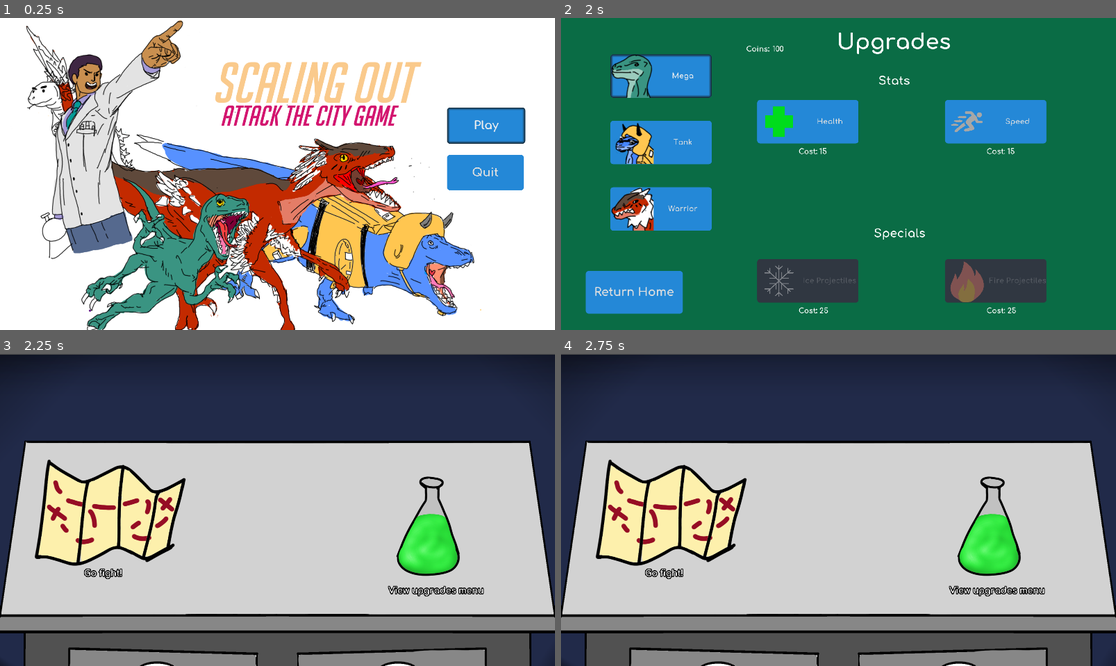
Above: before the commit, frames 1-4 (two rows, left to right).
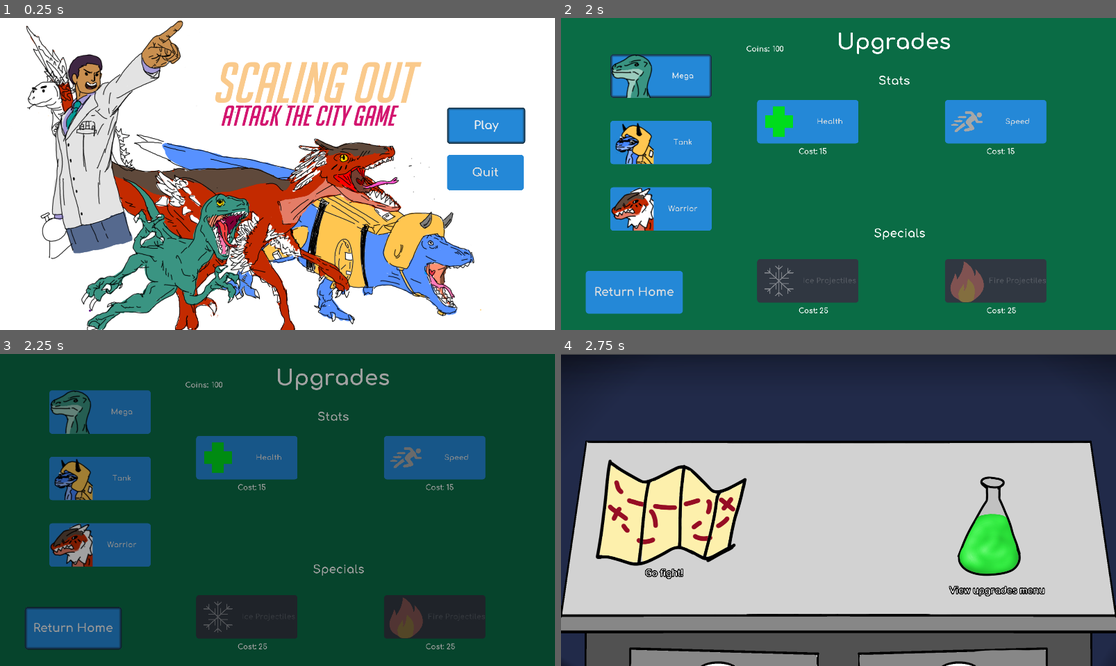
Above: after the commit, the same moments.

Repository: ojas-sanghi/scaling-out
Game: Godot game, scene res://GUI/MainMenuScreen.tscn
Two runs of this game, one before a commit and one after it. Both use one fixed random seed, a clock stepped at 60 frames per second and the inputs below. Sound files missing from this copy of the repository are replaced by a short silence.
Inputs:
- Up to frame 1 (0.25 s): no input
- Up to frame 2 (2 s): click "Play" at 0.5 s; click "View upgrades menu" at 1.25 s
- Up to frame 3 (2.25 s): click "Return Home" at 2 s
- Up to frame 4 (2.75 s): no input

Frames 1-2 are identical in both runs. In frame 3, 100% of the frame differs, in the area x 0-100%, y 0-100%; in frame 4, nothing differs.

Commit message:
fix lose/win screens for combat

Diff:
--- a/GUI/Button.gd
+++ b/GUI/Button.gd
@@ -1,6 +1,6 @@
 extends Button
 
-export(String, "EXCEPTION", "quit", "play", "retry level", "return home screen", "return upgrades") var button_mode = "EXCEPTION"
+export(String, "EXCEPTION", "quit", "play", "retry combat", "return home screen", "return upgrades") var button_mode = "EXCEPTION"
 
 func _ready() -> void:
 	if button_mode == "EXCEPTION":
@@ -29,7 +29,7 @@
 		"play":
 			text = "Play"
 			self.grab_focus()
-		"retry level":
+		"retry combat":
 			text = "Retry"
 			self.grab_focus()
 		"return home screen":
@@ -45,13 +45,9 @@
 			get_tree().quit()
 		"play":
 			SceneChanger.go_to_scene("res://GUI/Screens/HomeScreen.tscn")
-		"retry level":
-			var timers = get_tree().get_nodes_in_group("level_timer")
-			if timers:
-				timers[0].reset_time()
-			Globals.monsters_remaining = Globals.max_monsters
-			get_tree().reload_current_scene()
+		"retry combat":
+			SceneChanger.go_to_scene("res://Combat/CombatScreen.tscn")
 		"return home screen":
-			get_tree().change_scene("res://GUI/Screens/HomeScreen.tscn")
+			SceneChanger.go_to_scene("res://GUI/Screens/HomeScreen.tscn")
 		"return upgrades":
 			SceneChanger.go_to_scene("res://GUI/Screens/UpgradeScreen.tscn")
--- a/GUI/CombatLoseDialogue.tscn
+++ b/GUI/CombatLoseDialogue.tscn
@@ -13,17 +13,15 @@
 }
 
 [node name="ColorRect" type="ColorRect" parent="."]
-margin_left = 559.0
-margin_top = 250.0
-margin_right = 1354.0
-margin_bottom = 766.0
+anchor_right = 1.0
+anchor_bottom = 1.0
 color = Color( 0, 0, 0, 0.482353 )
 
 [node name="Label" type="Label" parent="."]
 margin_left = 709.865
-margin_top = 338.641
+margin_top = 362.131
 margin_right = 1196.86
-margin_bottom = 451.641
+margin_bottom = 475.131
 custom_fonts/font = ExtResource( 2 )
 text = "You Lost!"
 __meta__ = {
@@ -32,9 +30,9 @@
 
 [node name="Label2" type="Label" parent="."]
 margin_left = 718.74
-margin_top = 520.853
+margin_top = 544.344
 margin_right = 1197.74
-margin_bottom = 566.853
+margin_bottom = 590.344
 custom_fonts/font = ExtResource( 1 )
 text = "We'll get 'em next time.."
 __meta__ = {
@@ -42,9 +40,8 @@
 }
 
 [node name="Button" parent="." instance=ExtResource( 3 )]
-visible = false
 margin_left = -103.82
-margin_top = 54.7933
+margin_top = 78.2838
 margin_right = 127.18
-margin_bottom = 149.793
-button_mode = "return home screen"
+margin_bottom = 173.283
+button_mode = "retry combat"
--- a/GUI/CombatWinDialogue.tscn
+++ b/GUI/CombatWinDialogue.tscn
@@ -13,17 +13,15 @@
 }
 
 [node name="ColorRect" type="ColorRect" parent="."]
-margin_left = 559.0
-margin_top = 250.0
-margin_right = 1354.0
-margin_bottom = 766.0
+anchor_right = 1.0
+anchor_bottom = 1.0
 color = Color( 0, 0, 0, 0.482353 )
 
 [node name="Label" type="Label" parent="."]
 margin_left = 742.672
-margin_top = 284.481
+margin_top = 346.144
 margin_right = 1195.67
-margin_bottom = 397.481
+margin_bottom = 459.144
 custom_fonts/font = ExtResource( 2 )
 text = "You Win!"
 __meta__ = {
@@ -32,9 +30,9 @@
 
 [node name="Label2" type="Label" parent="."]
 margin_left = 577.624
-margin_top = 463.226
+margin_top = 524.889
 margin_right = 1334.62
-margin_bottom = 576.226
+margin_bottom = 637.889
 custom_fonts/font = ExtResource( 1 )
 text = "Another city successfully destroyed!"
 __meta__ = {
@@ -43,7 +41,7 @@
 
 [node name="Button" parent="." instance=ExtResource( 3 )]
 margin_left = -152.0
-margin_top = 51.0
+margin_top = 112.663
 margin_right = 171.0
-margin_bottom = 149.0
+margin_bottom = 210.663
 button_mode = "return home screen"
--- a/GUI/StealthWinDialogue.tscn
+++ b/GUI/StealthWinDialogue.tscn
@@ -8,7 +8,6 @@
 pause_mode = 2
 anchor_right = 1.0
 anchor_bottom = 1.0
-rect_scale = Vector2( 0.8, 0.8 )
 __meta__ = {
 "_edit_use_anchors_": false
 }
@@ -16,8 +15,7 @@
 [node name="ColorRect" type="ColorRect" parent="."]
 anchor_right = 1.0
 anchor_bottom = 1.0
-margin_right = 683.0
-margin_bottom = 388.0
+margin_right = 0.00012207
 color = Color( 0.0196078, 0.0156863, 0.0156863, 1 )
 __meta__ = {
 "_edit_use_anchors_": false,
@@ -25,10 +23,10 @@
 }
 
 [node name="Label" type="Label" parent="."]
-margin_left = 891.277
-margin_top = 504.594
-margin_right = 1544.28
-margin_bottom = 589.594
+margin_left = 672.091
+margin_top = 384.727
+margin_right = 1325.09
+margin_bottom = 469.727
 custom_fonts/font = ExtResource( 2 )
 text = "You got the info!"
 __meta__ = {
@@ -37,10 +35,10 @@
 }
 
 [node name="Label2" type="Label" parent="."]
-margin_left = 1001.31
-margin_top = 624.476
-margin_right = 1465.3
-margin_bottom = 670.476
+margin_left = 782.124
+margin_top = 504.609
+margin_right = 1246.11
+margin_bottom = 550.609
 custom_fonts/font = ExtResource( 1 )
 text = "U n s t o p p a b l e !"
 __meta__ = {
@@ -49,8 +47,8 @@
 }
 
 [node name="Button2" parent="." instance=ExtResource( 3 )]
-margin_left = 81.0
-margin_top = 200.0
-margin_right = 312.0
-margin_bottom = 324.0
+margin_left = -76.0032
+margin_top = 80.1326
+margin_right = 154.997
+margin_bottom = 204.133
 button_mode = "return upgrades"
--- a/actors/ArmyDude.gd
+++ b/actors/ArmyDude.gd
@@ -40,8 +40,7 @@
 	$AudioStreamPlayer.play()
 
 func game_over():
-	get_tree().paused = true
-	get_node("/root/CombatScreen/LoseDialogue").show()
+	SceneChanger.go_to_scene("res://GUI/CombatLoseDialogue.tscn")
 
 func _on_IceTimer_timeout() -> void:
 	$Timer.wait_time = 2
--- a/actors/GeneralMonster.gd
+++ b/actors/GeneralMonster.gd
@@ -79,8 +79,7 @@
 			monster_dead = true
 
 func win_game():
-	get_tree().paused = true
-	get_node("/root/CombatScreen/WinDialogue").show()
+	SceneChanger.go_to_scene("res://GUI/CombatWinDialogue.tscn")
 
 func _on_GeneralMonster_area_entered(area: Area2D) -> void:
 	if "Bullet" in area.name:
--- a/combat/CombatScreen.tscn
+++ b/combat/CombatScreen.tscn
@@ -6,8 +6,6 @@
 [ext_resource path="res://combat/Blockade.tscn" type="PackedScene" id=4]
 [ext_resource path="res://actors/ArmyDude.tscn" type="PackedScene" id=5]
 [ext_resource path="res://GUI/MonsterCounter.tscn" type="PackedScene" id=6]
-[ext_resource path="res://GUI/CombatWinDialogue.tscn" type="PackedScene" id=7]
-[ext_resource path="res://GUI/CombatLoseDialogue.tscn" type="PackedScene" id=8]
 [ext_resource path="res://assets/music/Battle Music.wav" type="AudioStream" id=9]
 
 [node name="CombatScreen" type="Control"]
@@ -103,12 +101,6 @@
 [node name="ArmyDude4" parent="Army" instance=ExtResource( 5 )]
 position = Vector2( 1726.97, 521.097 )
 
-[node name="WinDialogue" parent="." instance=ExtResource( 7 )]
-visible = false
-
-[node name="LoseDialogue" parent="." instance=ExtResource( 8 )]
-visible = false
-
 [node name="AudioStreamPlayer" type="AudioStreamPlayer" parent="."]
 stream = ExtResource( 9 )
 autoplay = true
Not shown: 1 places in combat/CombatScreen.tscn that only renumber resources
